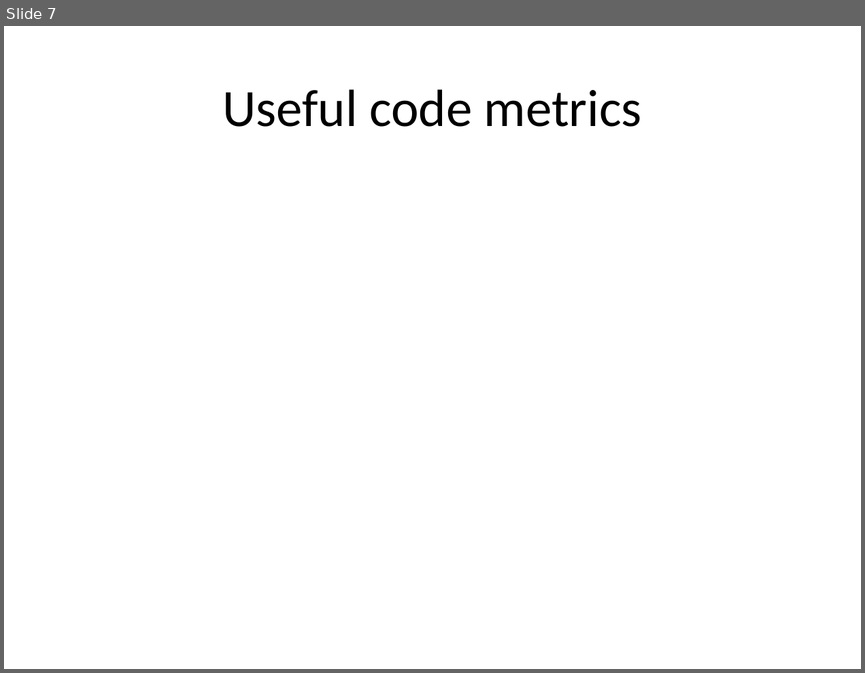
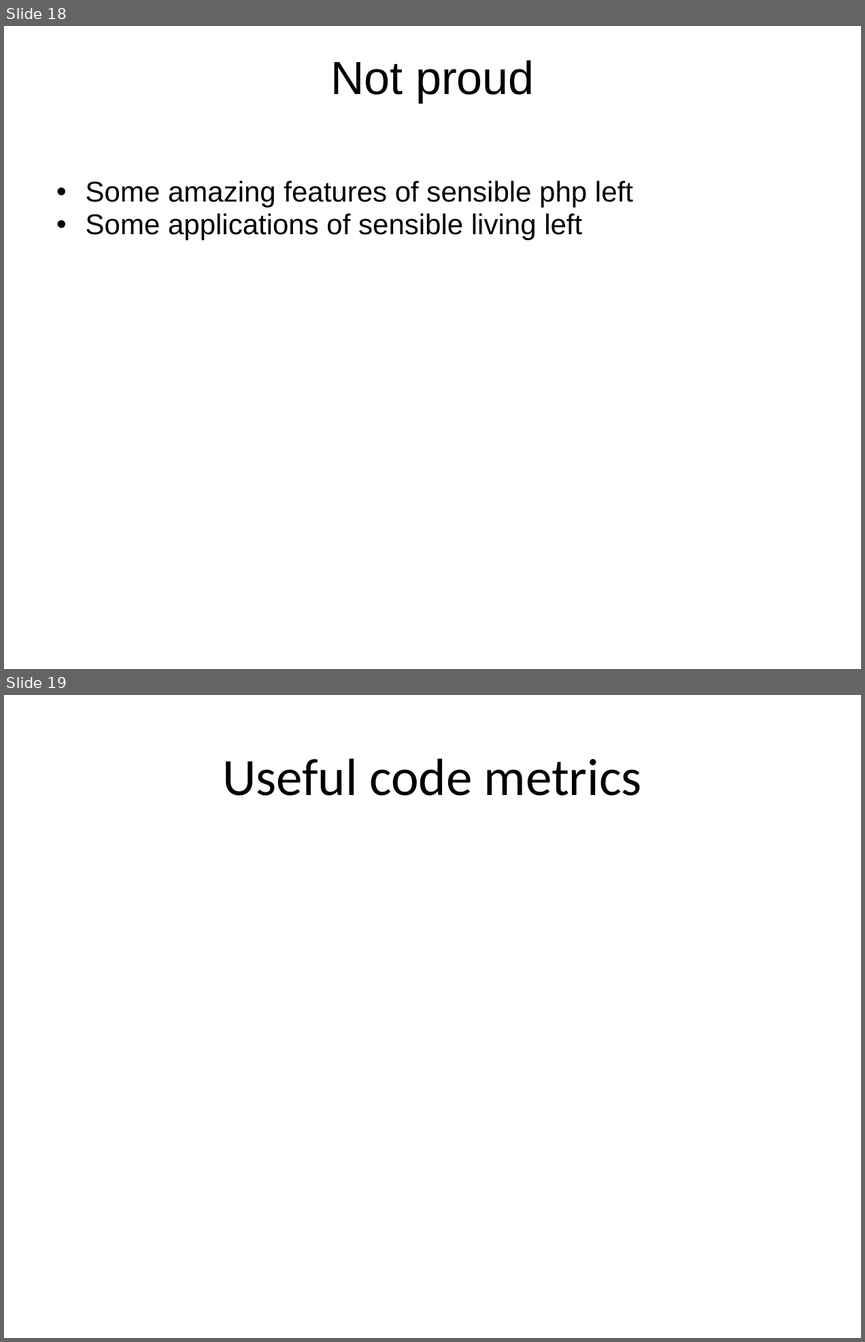
Before and after one commit to lqi/sensiblephp, a slide deck: FinalProjectPresentation.pptx. Shown one above the other, each under a label of ours: slide 7 before the commit, slides 18 and 19 after it. The pictures are 865x673 and 865x1342 pixels, drawn with LibreOffice and Linux fonts; fonts in the diff are those of the drawing. Boxes give left, top, right and bottom in pixels: in the first picture for what was removed or moved away, otherwise in the second. Text is boxed around its words. In the diff, an @@ line names an element or a change of style, - is before the commit and + after.

```diff
--- a/FinalProjectPresentation.pptx
+++ b/FinalProjectPresentation.pptx
@@ slide 18 added at (x1=4, y1=26, x2=861, y2=669), background #FFFFFF @@
@@ title added at (x1=330, y1=60, x2=534, y2=102), 39 pt, text #000000 @@
+Not proud
@@ text added at (x1=86, y1=180, x2=633, y2=240), 24 pt, text #000000 @@
+  • Some amazing features of sensible php left
+  • Some applications of sensible living left
@@ what was slide 7 is now slide 19 @@
```
Also in this commit, not shown: 13 other slides added, 2 slides removed.
